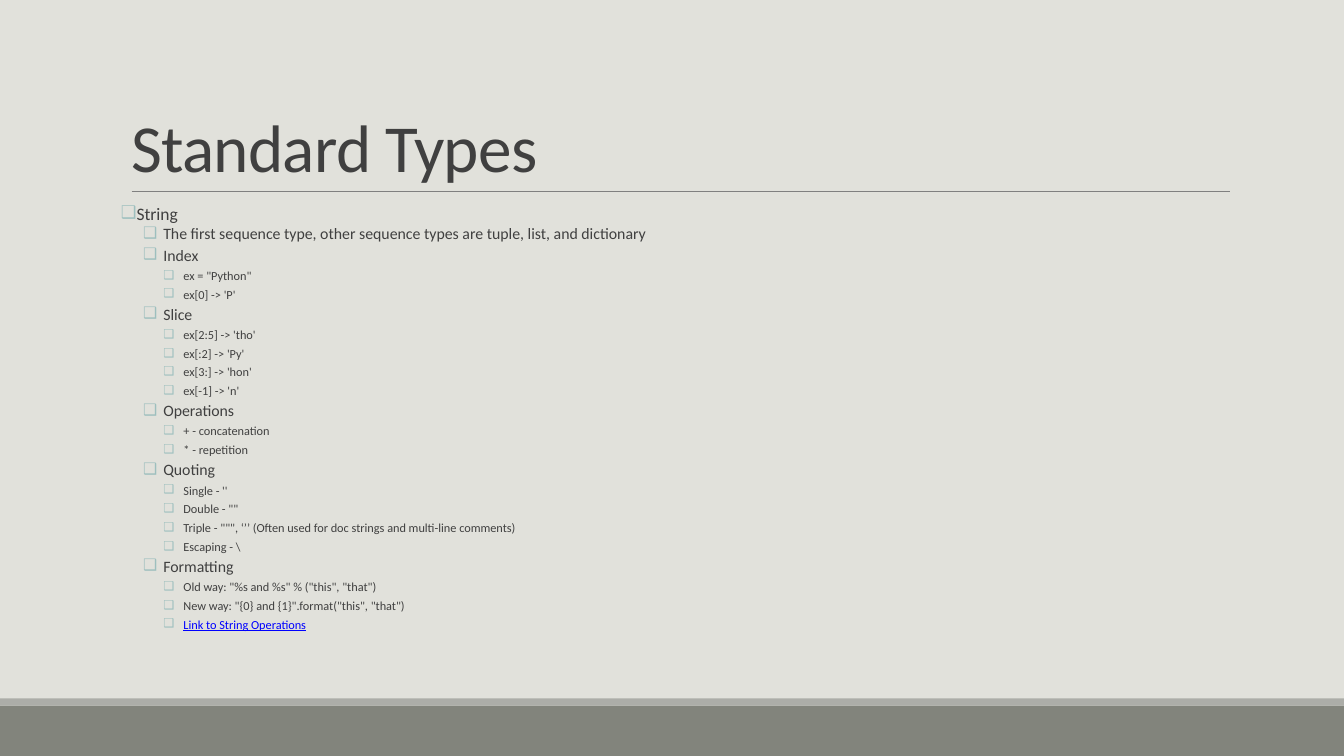
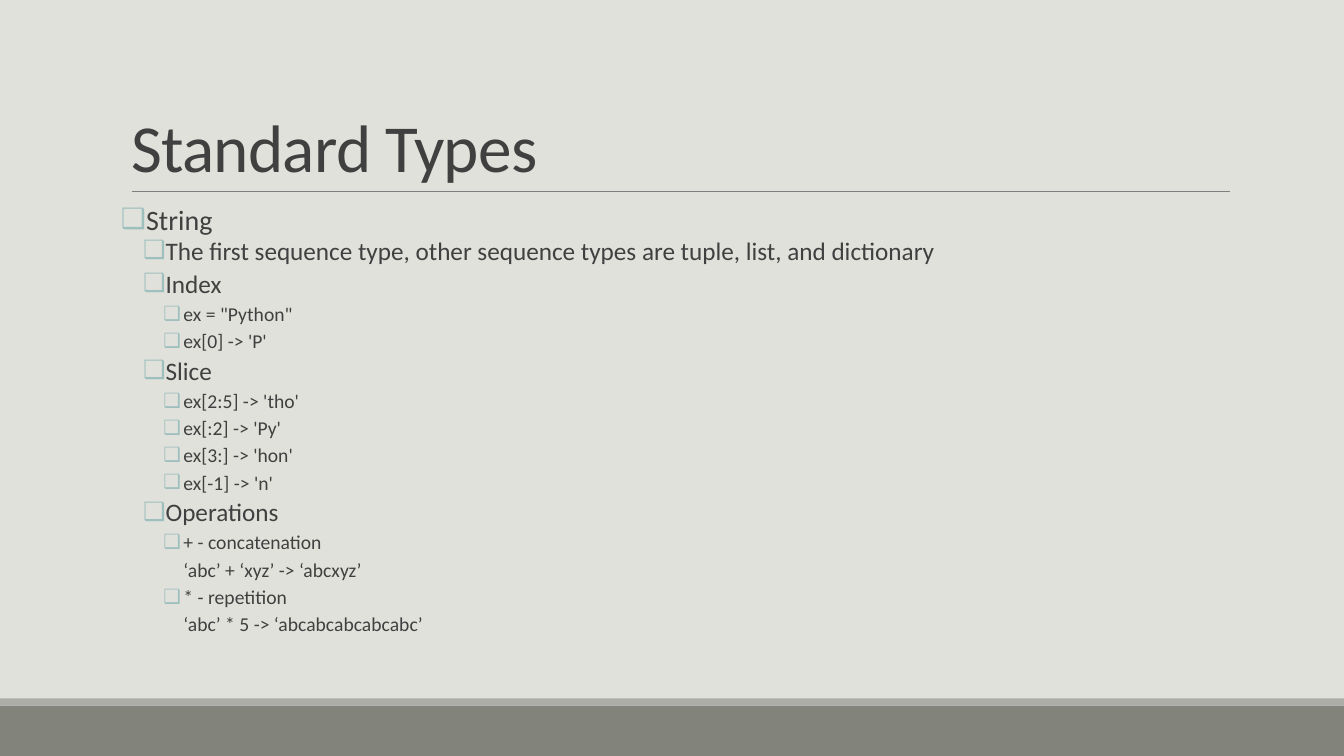
Before and after one commit to tslator/IntroToPython3, a slide deck: slide 36 of Introduction to Python 3.pptm (slide 37 before the commit). Drawn at 1344x756 pixels with LibreOffice and Linux fonts; fonts in the diff are those of the drawing. Boxes give left, top, right and bottom in pixels: in the first picture for what was removed or moved away, otherwise in the second. Text is boxed around its words. In the diff, an @@ line names an element or a change of style, - is before the commit and + after.

```diff
--- a/Introduction to Python 3.pptm
+++ b/Introduction to Python 3.pptm
@@ text at (x1=146, y1=211, x2=934, y2=607): size 12.5 to 20 pt in "String"; size 11.2 to 18 pt in "The first sequence type, other sequence types ...", "Index", "Slice", "Operations"; size 8.8 to 14 pt in "ex = "Python"", "ex[0] -> 'P'", "ex[2:5] -> 'tho'", "ex[:2] -> 'Py'" and 4 more places; line spacing 0.7 to 0.8 @@
@@ text at (x1=183, y1=563, x2=362, y2=580): paragraph added @@
+      ‘abc’ + ‘xyz’ -> ‘abcxyz’
@@ text at (x1=183, y1=617, x2=423, y2=631): text changed; size 8.8 to 14 pt @@
-  ❑ Quoting
-    ❑ Single - ''
-    ❑ Double - ""
-    ❑ Triple - """, ‘’’ (Often used for doc strings and multi-line comments)
-    ❑ Escaping - \
-  ❑ Formatting
-    ❑ Old way: "%s and %s" % ("this", "that")
-    ❑ New way: "{0} and {1}".format("this", "that")
-    ❑ Link to String Operations
+      ‘abc’ * 5 -> ‘abcabcabcabcabc’
```
Also in this commit, not shown: 20 other slides changed, 42 slides added, 1 slide removed, 15 other files.
